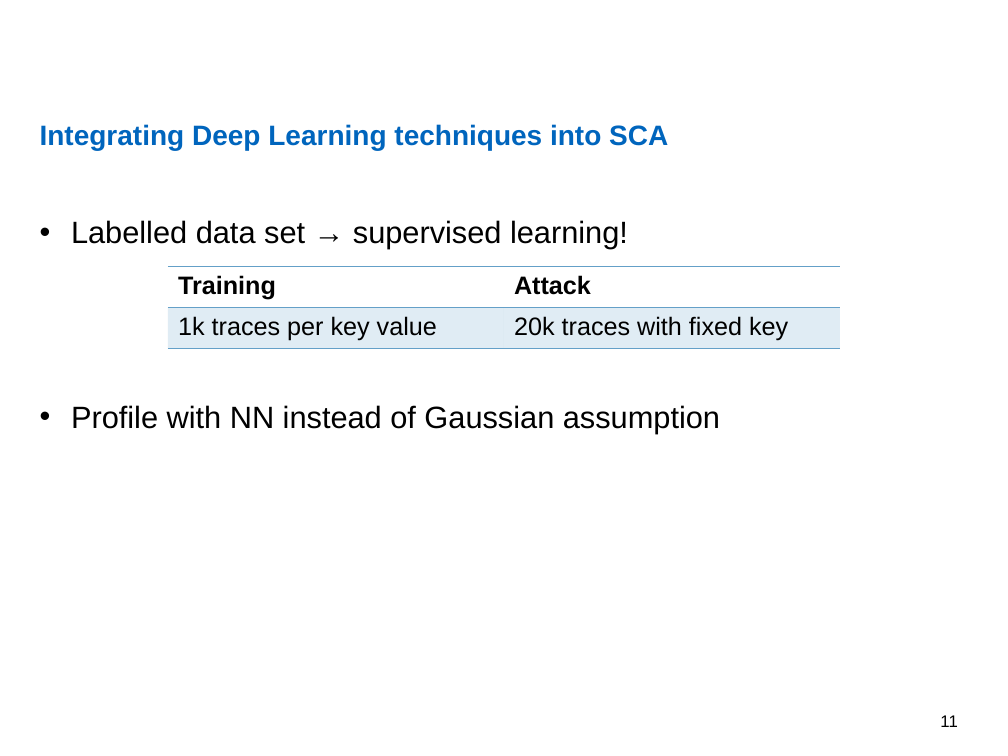
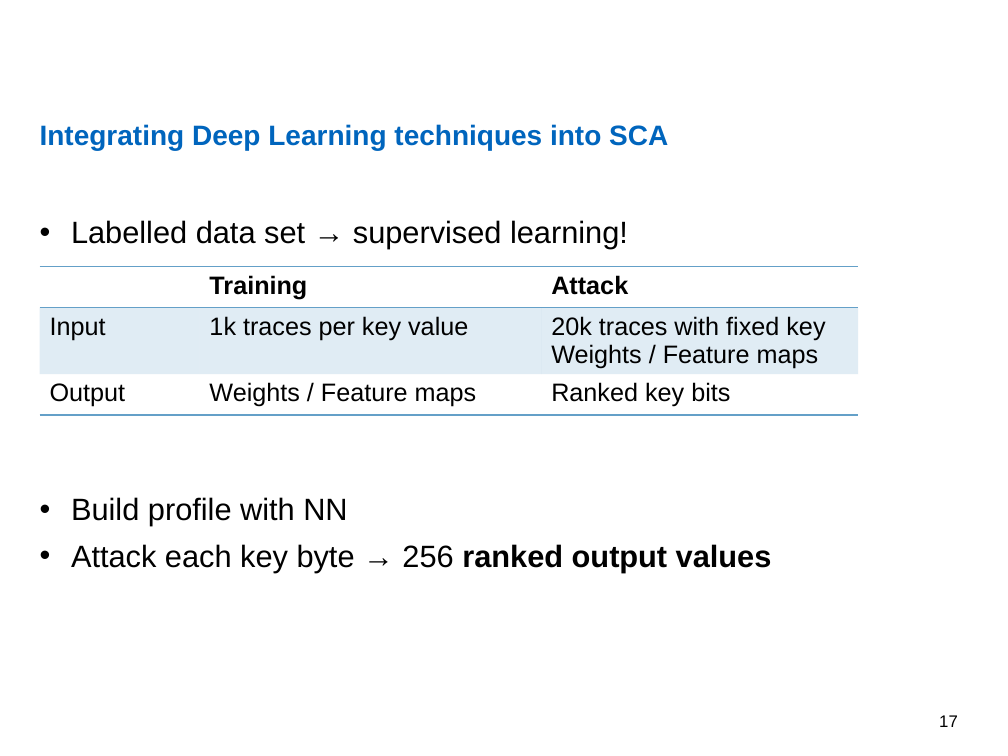
Before and after one commit to nimarb/deep-learning-sca-paper, a slide deck: slide 17 of deep-learning-sca-paper-presentation.pptx (slide 11 before the commit). Drawn at 1008x756 pixels with LibreOffice and Linux fonts; fonts in the diff are those of the drawing; background and template pictures are left out. Boxes give left, top, right and bottom in pixels: in the first picture for what was removed or moved away, otherwise in the second. Text is boxed around its words. In the diff, an @@ line names an element or a change of style, - is before the commit and + after.

```diff
--- a/deep-learning-sca-paper-presentation.pptx
+++ b/deep-learning-sca-paper-presentation.pptx
@@ table at [39,267,858,419] @@
-Training | Attack
-1k traces per key value | 20k traces with fixed key
+ | Training | Attack
+Input | 1k traces per key value | 20k traces with fixed key / Weights / Feature maps
+Output | Weights / Feature maps | Ranked key bits
@@ table: place and size @@
-table at [168,267,840,349]
+table at [39,267,858,419]
@@ text at [71,497,772,572]: text changed @@
-• Profile with NN instead of Gaussian assumption
+• Build profile with NN
+• Attack each key byte → 256 ranked output values
@@ page number at [939,715,958,727]: text changed @@
-11
+17
```
Also in this commit, not shown: 8 other slides changed, 6 slides added, 3 slides removed, 4 other files.
